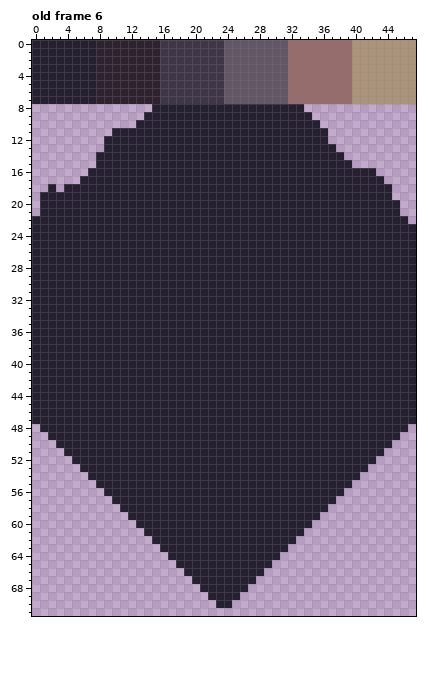
Two states of a pixel-art file, resources/asesprite/blocks/Block Path.aseprite. The picture above is the old version.
48x72 pixels, 6 frames. Shown: old frame 6. The commit also changed other frames, which this record leaves out.
The result:
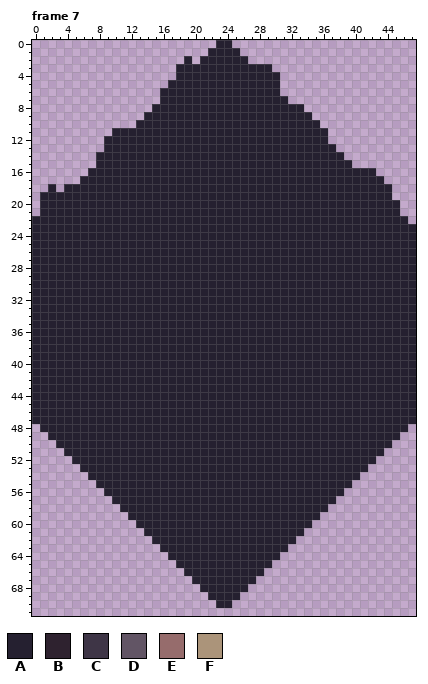
Palette (. is transparent): A #252030  B #2e222f  C #3e3546  D #625565  E #966c6c  F #ab947a
A new or re-ordered frame is compared with the old frame closest to it.
The edit:
frames 6 -> 7
layer "Layer 1" now hidden
--- frame 7 is new; against old frame 6
@@ x 0..47 @@
- 0 AAAAAAAABBBBBBBBCCCCCCCCDDDDDDDDEEEEEEEEFFFFFFFF
- 1 AAAAAAAABBBBBBBBCCCCCCCCDDDDDDDDEEEEEEEEFFFFFFFF
- 2 AAAAAAAABBBBBBBBCCCCCCCCDDDDDDDDEEEEEEEEFFFFFFFF
- 3 AAAAAAAABBBBBBBBCCCCCCCCDDDDDDDDEEEEEEEEFFFFFFFF
- 4 AAAAAAAABBBBBBBBCCCCCCCCDDDDDDDDEEEEEEEEFFFFFFFF
- 5 AAAAAAAABBBBBBBBCCCCCCCCDDDDDDDDEEEEEEEEFFFFFFFF
- 6 AAAAAAAABBBBBBBBCCCCCCCCDDDDDDDDEEEEEEEEFFFFFFFF
- 7 AAAAAAAABBBBBBBBCCCCCCCCDDDDDDDDEEEEEEEEFFFFFFFF
+ 0 .......................AA.......................
+ 1 ......................AAAA......................
+ 2 ...................A.AAAAAA.....................
+ 3 ..................AAAAAAAAAAAA..................
+ 4 ..................AAAAAAAAAAAAA.................
+ 5 .................AAAAAAAAAAAAAA.................
+ 6 ................AAAAAAAAAAAAAAA.................
+ 7 ................AAAAAAAAAAAAAAAA................
  8 ...............AAAAAAAAAAAAAAAAAAA..............
Where, in picture pixels (left, top, right, bottom), the same in both pictures:
changed: (32, 40, 416, 104)
